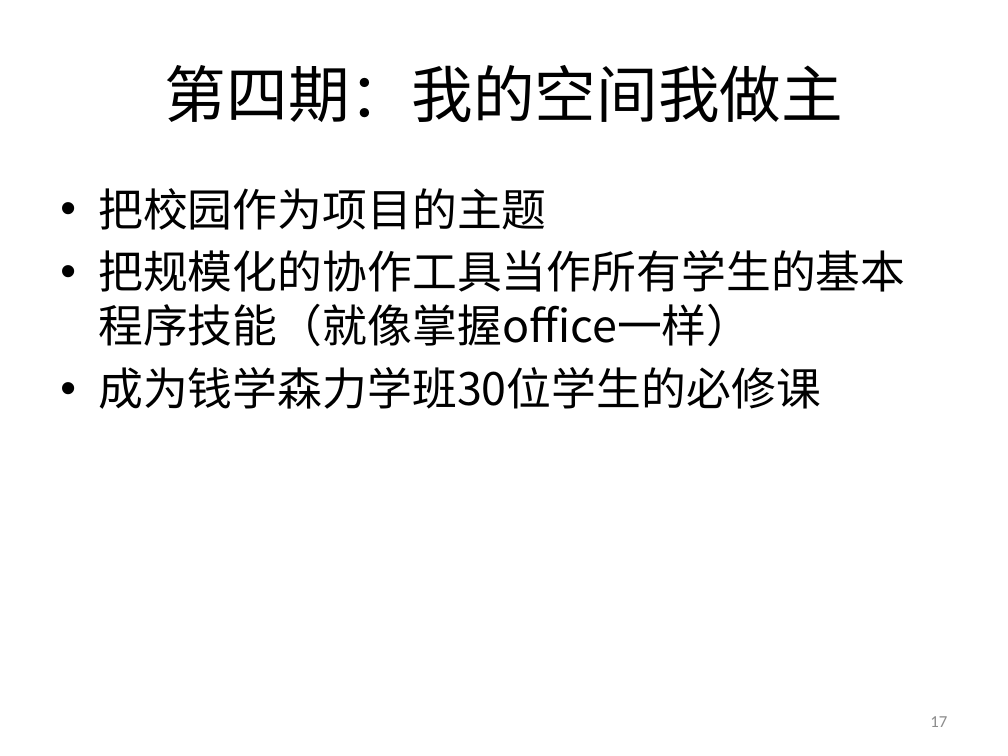
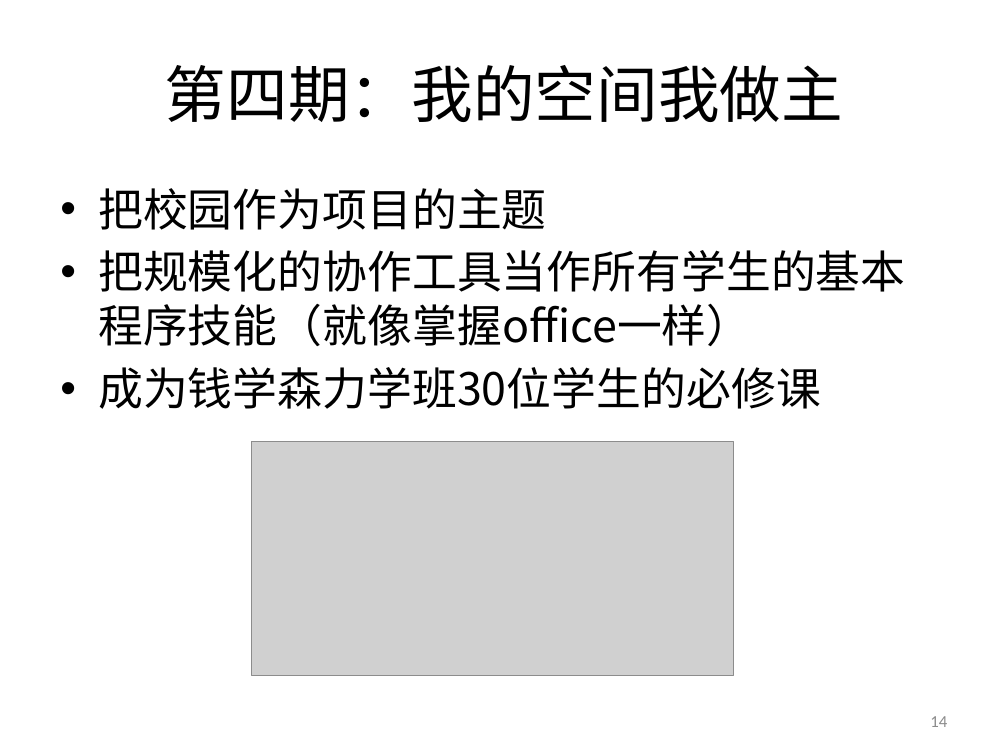
Before and after one commit to woodyme/2014JanXLP, a slide deck: slide 14 of 课程方案/XLP_WorkFLow_CHN.pptx (slide 17 before the commit). Drawn at 1008x756 pixels with LibreOffice and Linux fonts; fonts in the diff are those of the drawing; grey boxes stand for pictures; background and template pictures are left out. Boxes give left, top, right and bottom in pixels: in the first picture for what was removed or moved away, otherwise in the second. Text is boxed around its words. In the diff, an @@ line names an element or a change of style, - is before the commit and + after.

Commit message:
add photos

```diff
--- a/课程方案/XLP_WorkFLow_CHN.pptx
+++ b/课程方案/XLP_WorkFLow_CHN.pptx
@@ picture added at box(252, 442, 734, 675) @@
@@ page number at box(930, 716, 947, 727): text changed @@
-17
+14
```
Also in this commit, not shown: 10 other slides changed, 1 slide added, 3 slides removed.
